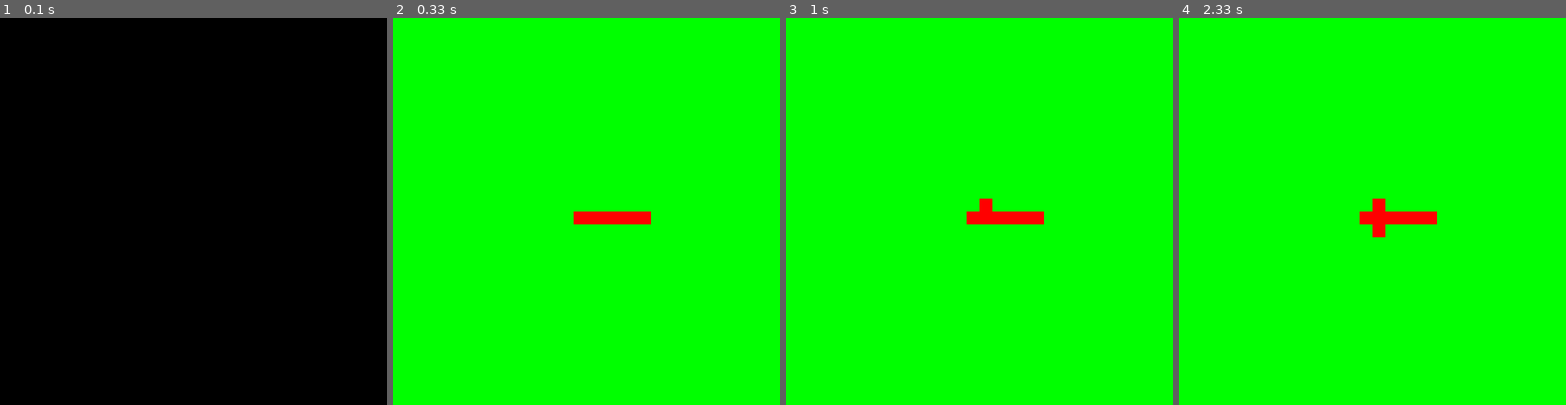
Above: before the commit, frames 1-4 (left to right).
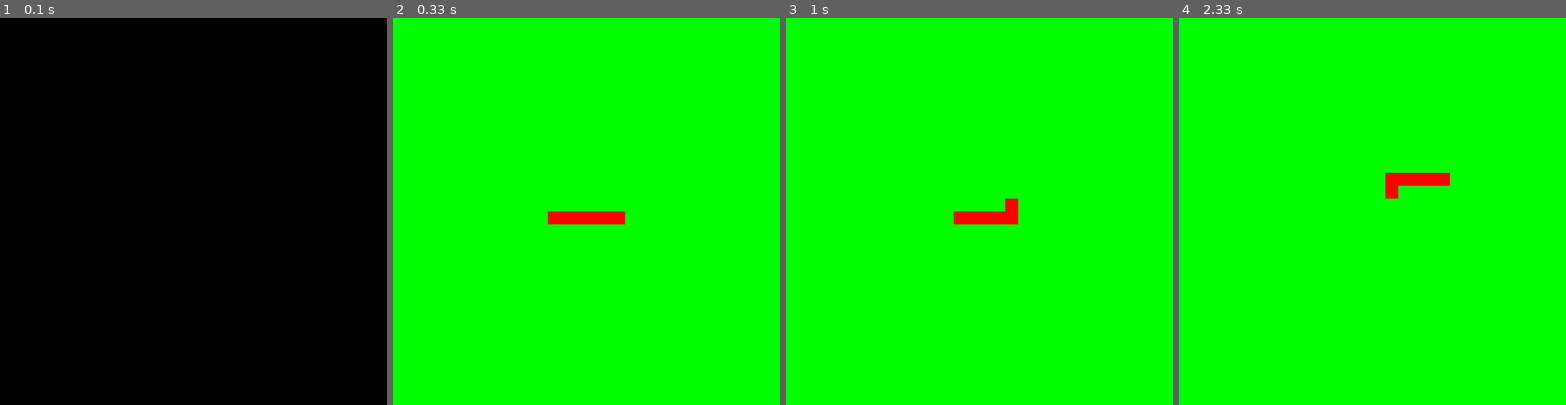
Above: after the commit, the same moments.

Repository: Paulo-Filipe/snakepygame
Game: pygame game, started from snake.py
Same seed, same stepped clock (60 frames per second), same inputs: the game is played once before the commit and once after it.
Inputs:
- Up to frame 1 (0.1 s): no input
- Up to frame 2 (0.33 s): no input
- Up to frame 3 (1 s): hold Right 0.33-0.8 s; hold Up from 0.83 s (still down)
- Up to frame 4 (2.33 s): release Up at 1.13 s; hold Right 1.17-1.63 s; hold Left 1.67-2.2 s; hold Down from 2.23 s (still down)

Frame 1 is identical in both runs. In frame 2, 0.4% of the frame differs, in the area x 40-67%, y 50-54%; in frame 3, 0.6%; in frame 4, 1.6%, in the area x 46-70%, y 40-57%.

Commit message:
movement without collision added

Diff:
--- a/snake.py
+++ b/snake.py
@@ -39,9 +39,17 @@
                 (x, y, old_direction) = snake[0]
                 snake[0] = (x, y, direction)
 
+    DISPLAY.fill(GREEN)
     for i in range(snake_size-1, -1, -1):
         (x, y, direction) = snake[i]
         (move_x, move_y) = snake_directions[direction]
+
+        if i == 0:
+            snake[i] = (x + move_x, y + move_y, direction)
+        else:
+            (next_x, next_y, next_direction) = snake[i-1]
+            snake[i] = (x + move_x, y + move_y, next_direction)
+
         draw_snake_tile(DISPLAY, RED, x+move_x, y+move_y, tile_size)
     pygame.display.update()
 
